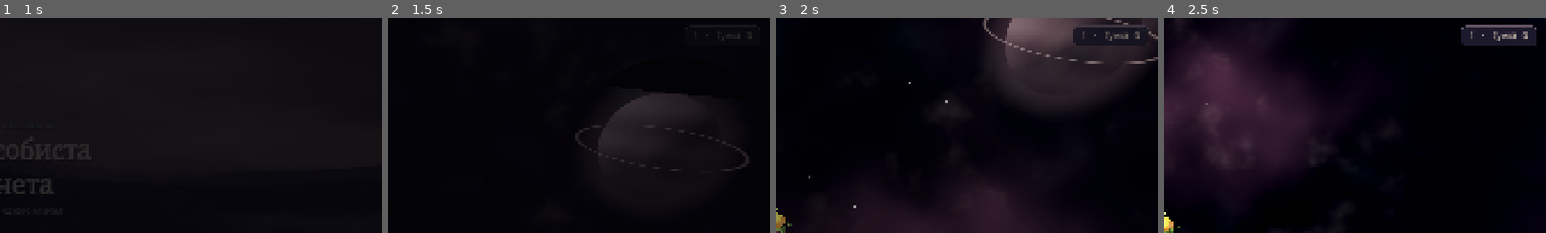
Above: before the commit, frames 1-4 (left to right).
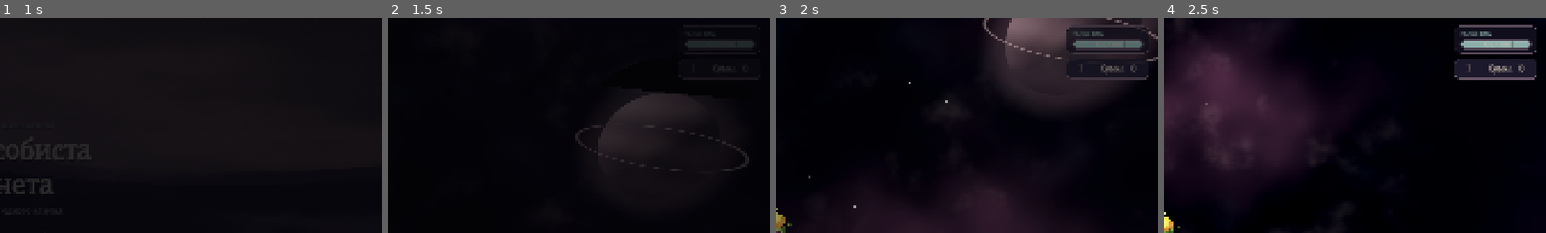
Above: after the commit, the same moments.

Repository: krabikdev/your-personal-planet
Game: Godot game, scene res://ui/main_menu.tscn
The game is run twice, just before and just after one commit, with the same random seed, the same clock (stepped at 60 frames per second) and the same inputs. Sound files missing from this copy of the repository are replaced by a short silence.
Inputs (mouse positions are % of the whole screen's width and height, from its top left):
- Up to frame 1 (1 s): tap Enter at 0.5 s; move the mouse to (72, 45) at 0.52 s; hold D (move_right) from 0.53 s (still down); hold Shift (run) from 0.53 s (still down); click (72, 45) at 0.67 s; tap Space (jump) at 0.77 s
- Up to frame 2 (1.5 s): tap Space (jump) at 1.07 s; move the mouse to (45, 50) at 1.27 s; release D (move_right) at 1.28 s; release Shift (run) at 1.28 s; hold W (move_forward) from 1.28 s (still down); click (45, 50) at 1.35 s
- Up to frame 3 (2 s): keep holding W (move_forward); tap Space (jump) at 1.52, 1.82 s; tap Shift (run) at 1.55 s
- Up to frame 4 (2.5 s): keep holding W (move_forward); move the mouse to (52, 48) at 2.02 s; hold Shift (run) from 2.03 s (still down); click (52, 48) at 2.17 s
The pictures show only the part of the screen within x 50-100%, y 0-50%; the shares and areas given below are measured in that part.

Frame 1 is identical in both runs. In frame 2, 0.6% of the frame differs, in the area x 77-96%, y 7-25%; in frame 3, 1.7%; in frame 4, 3.6%, in the area x 76-98%, y 3-29%.

Commit message:
feat: give monsters their own brains and the duke a health bar

Diff:
--- a/scripts/game/decor_prop.gd
+++ b/scripts/game/decor_prop.gd
@@ -9,19 +9,41 @@
 signal acid_hit
 
 enum Kind { GRASS, BUSH, SAPLING, TREE, BIG_TREE, MONSTER }
-
-const MONSTER_WANDER_RADIUS: float = 0.38
-const MONSTER_WANDER_SPEED: float = 0.9
+enum State { WANDER, REST, CHASE }
+
+const WANDER_TIME: float = 5.0
+const REST_MIN: float = 5.0
+const REST_MAX: float = 10.0
+const WANDER_SPEED: float = 0.85
+const CHASE_SPEED: float = 1.9
+const CHASE_SPEED_PER_LEVEL: float = 0.1
+const CONTACT_RADIUS: float = 0.85
+## How sharply a wandering monster bends its path, in radians per second.
+const WANDER_CURVE: float = 0.9
+const REST_TURN_EVERY_MIN: float = 1.1
+const REST_TURN_EVERY_MAX: float = 2.4
+const AGGRO_STEP: float = 5.0
+const CONTACT_DAMAGE_STEP: float = 1.0
 
 var kind: int = Kind.GRASS
 var anchor_dir: Vector3 = Vector3.UP
 var monster_level: int = 1
+
+var planet: Planet
+var boy: Boy
 
 var _seed: int = 0
 var _rng: RandomNumberGenerator
 var _time: float = 0.0
 var _visual: Node3D
 var _body: Node3D
+var _state: int = State.WANDER
+var _timer: float = WANDER_TIME
+var _heading: Vector3 = Vector3.FORWARD
+var _idle_timer: float = 1.0
+var _idle_yaw: float = 0.0
+var _spin: float = 0.0
+var _base_scale: float = 1.0
 
 
 func setup(p_kind: int, p_seed: int, p_level: int = 1) -> void:
@@ -52,16 +74,49 @@
 	set_process(kind == Kind.MONSTER)
 	if kind == Kind.MONSTER:
 		add_to_group("monsters")
+		_base_scale = 0.78 + 0.16 * float(monster_level)
 	# A soft pop-in makes a new arrival readable without moving the prop itself.
 	_visual.scale = Vector3.ONE * 0.12
 	var pop := create_tween()
 	pop.set_trans(Tween.TRANS_BACK)
 	pop.set_ease(Tween.EASE_OUT)
-	pop.tween_property(_visual, "scale", Vector3.ONE, 0.55)
+	pop.tween_property(_visual, "scale", Vector3.ONE * _base_scale, 0.55)
 
 
 func is_monster() -> bool:
 	return kind == Kind.MONSTER
+
+
+## Where the monster is in its day: wandering, resting, or running at the boy.
+func get_state() -> int:
+	return _state
+
+
+func get_aggro_radius() -> float:
+	return aggro_radius_for_level(monster_level)
+
+
+func get_contact_damage() -> float:
+	return contact_damage_for_level(monster_level)
+
+
+## Monsters get meaner in steps: 5/10/15/20 metres and 1/2/3/4 health a second.
+static func aggro_radius_for_level(level: int) -> float:
+	return AGGRO_STEP * float(clampi(level, 1, 4))
+
+
+static func contact_damage_for_level(level: int) -> float:
+	return CONTACT_DAMAGE_STEP * float(clampi(level, 1, 4))
+
+
+## Hands the monster the world it lives in. The spawner calls this after the
+## prop has been settled on the surface.
+func configure_monster(p_planet: Planet, p_boy: Boy, p_level: int) -> void:
+	planet = p_planet
+	boy = p_boy
+	monster_level = clampi(p_level, 1, 4)
+	_rng.seed = _seed + 31 * monster_level
+	_enter_wander()
 
 
 ## One blob of acid is enough: the monster dissolves and leaves the garden.
@@ -73,15 +128,138 @@
 func _process(delta: float) -> void:
 	if _body == null:
 		return
-	# Monsters pace in a small circle around their spawn point, so they look
-	# alive without ever leaving the far side or touching the boy.
 	_time += delta
-	var angle: float = _time * MONSTER_WANDER_SPEED
-	var step: Vector3 = Vector3(-sin(angle), 0.0, cos(angle))
-	_body.position = Vector3(cos(angle), 0.0, sin(angle)) * MONSTER_WANDER_RADIUS
+	if planet == null or boy == null or not is_instance_valid(boy):
+		_idle_bob()
+		return
+	_advance(delta)
+
+
+## Advances the monster's whole brain by `seconds` in small steps. Tests use it
+## instead of waiting out five-second wander and ten-second rest phases.
+func debug_step(seconds: float) -> void:
+	var steps: int = maxi(1, ceili(seconds / 0.05))
+	var step: float = seconds / float(steps)
+	for _i: int in steps:
+		_advance(step)
+
+
+## Puts the monster `distance` metres from the boy along the surface. Negative
+## is not allowed; zero means it is standing on top of him.
+func debug_place_near(boy_position: Vector3, distance: float) -> void:
+	if planet == null:
+		return
+	var up: Vector3 = (boy_position - planet.get_center()).normalized()
+	var reference: Vector3 = Vector3.FORWARD
+	if absf(reference.dot(up)) > 0.9:
+		reference = Vector3.RIGHT
+	var tangent: Vector3 = (reference - up * reference.dot(up)).normalized()
+	var angle: float = maxf(distance, 0.0) / maxf(planet.radius, 0.001)
+	anchor_dir = (up * cos(angle) + tangent * sin(angle)).normalized()
+	_heading = tangent
+	_update_transform(tangent)
+
+
+func _advance(delta: float) -> void:
+	var up: Vector3 = anchor_dir
+	var mine: Vector3 = _world_position()
+	var to_boy: Vector3 = boy.global_position - mine
+	var distance: float = to_boy.length()
+	var chasing: bool = distance <= get_aggro_radius()
+	if chasing:
+		if _state != State.CHASE:
+			_state = State.CHASE
+			_spin = 0.0
+		_body.rotation.y = 0.0
+		if distance > CONTACT_RADIUS:
+			var toward: Vector3 = to_boy - up * to_boy.dot(up)
+			if toward.length_squared() > 0.0001:
+				var speed: float = CHASE_SPEED + CHASE_SPEED_PER_LEVEL * float(monster_level)
+				_step(toward.normalized(), speed, delta)
+		else:
+			boy.take_damage(get_contact_damage() * delta)
+		_idle_bob()
+		return
+	if _state == State.CHASE:
+		_enter_wander()
+	_timer -= delta
+	if _timer <= 0.0:
+		if _state == State.WANDER:
+			_enter_rest()
+		else:
+			_enter_wander()
+	if _state == State.WANDER:
+		var bend: float = _rng.randf_range(-1.0, 1.0) * WANDER_CURVE * delta
+		_heading = _heading.rotated(up, bend).normalized()
+		_step(_heading, WANDER_SPEED, delta)
+		_spin = lerpf(_spin, 0.0, 1.0 - exp(-5.0 * delta))
+		_body.rotation.y = _spin
+	else:
+		# Resting: it stands still but keeps glancing around.
+		_idle_timer -= delta
+		if _idle_timer <= 0.0:
+			_idle_timer = _rng.randf_range(REST_TURN_EVERY_MIN, REST_TURN_EVERY_MAX)
+			_idle_yaw = _rng.randf_range(-0.9, 0.9)
+		_spin = lerpf(_spin, _idle_yaw, 1.0 - exp(-3.5 * delta))
+		_body.rotation.y = _spin
+	_idle_bob()
+
+
+func _idle_bob() -> void:
+	if _body == null:
+		return
 	_body.position.y = absf(sin(_time * 4.4 + float(_seed % 11))) * 0.05
-	if step.length_squared() > 0.001:
-		_body.rotation.y = atan2(-step.x, -step.z)
+
+
+func _enter_wander() -> void:
+	_state = State.WANDER
+	_timer = WANDER_TIME * _rng.randf_range(0.85, 1.15)
+	_heading = _random_tangent()
+
+
+func _enter_rest() -> void:
+	_state = State.REST
+	_timer = _rng.randf_range(REST_MIN, REST_MAX)
+	_idle_timer = _rng.randf_range(0.6, REST_TURN_EVERY_MAX)
+
+
+func _random_tangent() -> Vector3:
+	var up: Vector3 = anchor_dir
+	var reference: Vector3 = Vector3.FORWARD
+	if absf(reference.dot(up)) > 0.9:
+		reference = Vector3.RIGHT
+	var first: Vector3 = (reference - up * reference.dot(up)).normalized()
+	var second: Vector3 = up.cross(first).normalized()
+	var bearing: float = _rng.randf() * TAU
+	return (first * cos(bearing) + second * sin(bearing)).normalized()
+
+
+func _world_position() -> Vector3:
+	var center: Vector3 = planet.get_center()
+	return center + anchor_dir * planet.radius
+
+
+func _step(direction: Vector3, speed: float, delta: float) -> void:
+	var up: Vector3 = anchor_dir
+	var angle: float = speed * delta / maxf(planet.radius, 0.001)
+	anchor_dir = (up * cos(angle) + direction * sin(angle)).normalized()
+	_heading = direction - anchor_dir * direction.dot(anchor_dir)
+	if _heading.length_squared() < 0.0001:
+		_heading = _random_tangent()
+	_heading = _heading.normalized()
+	_update_transform(direction)
+
+
+func _update_transform(forward: Vector3) -> void:
+	if planet == null:
+		return
+	var up: Vector3 = anchor_dir
+	var tangent: Vector3 = forward - up * forward.dot(up)
+	if tangent.length_squared() < 0.0001:
+		tangent = _random_tangent()
+	tangent = tangent.normalized()
+	var right: Vector3 = tangent.cross(up).normalized()
+	global_transform = Transform3D(Basis(right, up, -tangent), _world_position())
 
 
 func _build_grass() -> void:
@@ -181,7 +359,7 @@
 
 func _build_monster() -> void:
 	var palette: Array[Color] = [Color("8a6fb5"), Color("6f92a8"), Color("b07a68"), Color("8ba86f")]
-	var skin: Color = palette[_seed % palette.size()]
+	var skin: Color = palette[monster_level - 1]
 	var body := SphereMesh.new()
 	body.radius = 0.26
 	body.height = 0.44
--- a/scripts/game/far_side_spawner.gd
+++ b/scripts/game/far_side_spawner.gd
@@ -182,11 +182,18 @@
 	prop.setup(kind, randi(), level)
 	prop.anchor_dir = direction.normalized()
 	_settle(prop)
+	if kind == Kind.MONSTER:
+		prop.configure_monster(planet, player, level)
+	prop.tree_exiting.connect(_on_prop_exiting.bind(prop), CONNECT_ONE_SHOT)
 	_props.append(prop)
 	if _props.size() > MAX_PROPS:
 		var oldest: DecorProp = _props.pop_front()
 		oldest.queue_free()
 	return prop
+
+
+func _on_prop_exiting(prop: DecorProp) -> void:
+	_props.erase(prop)
 
 
 func _settle(prop: DecorProp) -> void:
--- a/scripts/game/game.gd
+++ b/scripts/game/game.gd
@@ -74,6 +74,7 @@
 	_far_side.setup(_planet, _player)
 
 	_player.cold_changed.connect(_on_cold_changed)
+	_player.health_changed.connect(_on_health_changed)
 	_player.froze.connect(_on_froze)
 	_player.landed.connect(_on_player_landed)
 	_planet.growth_finished.connect(_on_growth_finished)
@@ -93,6 +94,7 @@
 	_update_stats()
 	_hud.set_inventory_count(0)
 	_refresh_water()
+	_hud.set_health(_player.get_health(), _player.get_max_health())
 	_hud.fade_controls()
 	Input.mouse_mode = Input.MOUSE_MODE_CAPTURED
 
@@ -386,6 +388,12 @@
 	_hud.set_cold(amount)
 
 
+func _on_health_changed(current: float, maximum: float) -> void:
+	if _state == State.DEAD:
+		return
+	_hud.set_health(current, maximum)
+
+
 func _on_player_landed(strength: float) -> void:
 	if strength > 0.7:
 		_camera_rig.add_shake(strength * 0.04)
--- a/scripts/game/player.gd
+++ b/scripts/game/player.gd
@@ -8,6 +8,7 @@
 signal cold_changed(amount: float)
 signal jumped
 signal landed(strength: float)
+signal health_changed(current: float, maximum: float)
 
 const ROPE_BOUNCE: float = 0.1
 const ROPE_RECOIL_MAX: float = 1.2
@@ -28,6 +29,10 @@
 const ROPE_HANG_FLOOR: float = 0.4
 ## How far in front of his feet the watering can reaches.
 const WATER_REACH: float = 1.05
+const MAX_HEALTH: float = 100.0
+## One point of health comes back every ten seconds of ordinary time.
+const HEALTH_REGEN_INTERVAL: float = 10.0
+const HEALTH_REGEN_AMOUNT: float = 1.0
 
 @export var walk_speed: float = 3.3
 @export var run_multiplier: float = 1.8
@@ -47,6 +52,7 @@
 var smearing: bool = false
 var dead: bool = false
 var watering: bool = false
+var health: float = MAX_HEALTH
 
 var _facing: Vector3 = Vector3.BACK
 var _coyote: float = 0.0
@@ -59,6 +65,7 @@
 var _rope_brake_latch: bool = false
 var _rope_done: bool = false
 var _winch_active: bool = false
+var _regen_clock: float = 0.0
 var _streams: Dictionary[String, AudioStream] = {}
 
 @onready var _model: PrinceModel = %Visual
@@ -168,6 +175,40 @@
 
 func get_cold() -> float:
 	return _cold
+
+
+func get_health() -> float:
+	return health
+
+
+func get_max_health() -> float:
+	return MAX_HEALTH
+
+
+## Monsters bite; acid does not. Zero health ends the run the same way cold
+## does: the boy freezes where he stands.
+func take_damage(amount: float) -> void:
+	if dead or amount <= 0.0:
+		return
+	health = maxf(health - amount, 0.0)
+	_regen_clock = 0.0
+	health_changed.emit(health, MAX_HEALTH)
+	if health <= 0.0:
+		freeze()
+
+
+func debug_set_health(value: float) -> void:
+	health = clampf(value, 0.0, MAX_HEALTH)
+	_regen_clock = 0.0
+	health_changed.emit(health, MAX_HEALTH)
+
+
+## Steps the regeneration clock without waiting ten real seconds per point.
+func debug_tick_health(seconds: float) -> void:
+	var steps: int = maxi(1, ceili(seconds / 0.5))
+	var step: float = seconds / float(steps)
+	for _i: int in steps:
+		_update_health(step)
 
 
 func get_speed_ratio() -> float:
@@ -340,6 +381,7 @@
 	_was_grounded = grounded_now
 
 	_update_cold(delta)
+	_update_health(delta)
 	_model.set_motion(get_speed_ratio(), grounded_now, _running, velocity.length(), velocity)
 	var hanging: bool = rope != null and rope.is_planted() and not grounded_now and _rope_crawl
 	if hanging:
@@ -596,6 +638,18 @@
 		freeze()
 
 
+## One point of health back every ten seconds, but only while still alive.
+func _update_health(delta: float) -> void:
+	if dead or health >= MAX_HEALTH:
+		_regen_clock = 0.0
+		return
+	_regen_clock += delta
+	while _regen_clock >= HEALTH_REGEN_INTERVAL:
+		_regen_clock -= HEALTH_REGEN_INTERVAL
+		health = minf(health + HEALTH_REGEN_AMOUNT, MAX_HEALTH)
+		health_changed.emit(health, MAX_HEALTH)
+
+
 func _play_stake_plant() -> void:
 	if dead:
 		return
--- a/scripts/ui/game_hud.gd
+++ b/scripts/ui/game_hud.gd
@@ -15,6 +15,7 @@
 @onready var _safety_label: Label = %SafetyLabel
 @onready var _inventory_button: Button = %InventoryButton
 @onready var _water_label: Label = %WaterLabel
+@onready var _health_bar: HealthBar = %HealthBar
 @onready var _toast_label: Label = %ToastLabel
 @onready var _cold_label: Label = %ColdLabel
 @onready var _intro_panel: Control = %IntroPanel
@@ -55,6 +56,10 @@
 func set_water(amount: float, has_can: bool) -> void:
 	_water_label.visible = has_can
 	_water_label.text = "Поливалка  %.1f" % maxf(amount, 0.0)
+
+
+func set_health(current: float, maximum: float) -> void:
+	_health_bar.set_value(current, maximum)
 
 
 func show_toast(text: String, color: Color = Color("f3e7d3"), seconds: float = 3.2) -> void:
--- /dev/null
+++ b/scripts/ui/health_bar.gd
@@ -0,0 +1,105 @@
+class_name HealthBar
+extends Control
+
+## The duke's health, drawn by hand so the frame, the gloss and the number all
+## share the game's palette: sage while safe, peach when hurt, red when nearly
+## gone. It reads the theme for its font, so it stays in step with the rest of
+## the UI.
+
+const TRACK_COLOR := Color("171425")
+const EDGE_COLOR := Color("6c5a6b")
+const HIGH_COLOR := Color("8fb3ad")
+const MID_COLOR := Color("e8ae86")
+const LOW_COLOR := Color("d98a8a")
+
+var _value: float = 100.0
+var _maximum: float = 100.0
+var _shown: float = 1.0
+var _frame: StyleBoxFlat
+var _fill: StyleBoxFlat
+
+
+func _ready() -> void:
+	mouse_filter = Control.MOUSE_FILTER_IGNORE
+	_frame = StyleBoxFlat.new()
+	_frame.bg_color = Color(TRACK_COLOR.r, TRACK_COLOR.g, TRACK_COLOR.b, 0.92)
+	_frame.border_color = EDGE_COLOR
+	_frame.set_border_width_all(2)
+	_frame.set_corner_radius_all(9)
+	_frame.anti_aliasing = true
+	_fill = StyleBoxFlat.new()
+	_fill.bg_color = HIGH_COLOR
+	_fill.set_corner_radius_all(7)
+	_fill.anti_aliasing = true
+
+
+func set_value(current: float, maximum: float) -> void:
+	_maximum = maxf(maximum, 1.0)
+	_value = clampf(current, 0.0, _maximum)
+	queue_redraw()
+
+
+func get_value() -> float:
+	return _value
+
+
+func get_maximum() -> float:
+	return _maximum
+
+
+func _process(delta: float) -> void:
+	var target: float = _value / _maximum
+	if is_equal_approx(_shown, target):
+		return
+	_shown = move_toward(_shown, target, maxf(delta * 1.8, 0.002))
+	queue_redraw()
+
+
+func _draw() -> void:
+	var rect := Rect2(Vector2.ZERO, size)
+	if rect.size.x <= 4.0 or rect.size.y <= 4.0:
+		return
+	draw_style_box(_frame, rect)
+	var inner := rect.grow(-4.0)
+	var ratio: float = clampf(_shown, 0.0, 1.0)
+	if ratio > 0.002:
+		_fill.bg_color = _fill_color(ratio)
+		draw_style_box(_fill, Rect2(inner.position, Vector2(inner.size.x * ratio, inner.size.y)))
+		var gloss := Rect2(
+			inner.position + Vector2(2.0, 1.0),
+			Vector2(maxf(inner.size.x * ratio - 4.0, 1.0), inner.size.y * 0.38)
+		)
+		draw_rect(gloss, Color(1.0, 1.0, 1.0, 0.09))
+	for i: int in [1, 2, 3]:
+		var x: float = inner.position.x + inner.size.x * 0.25 * float(i)
+		draw_line(
+			Vector2(x, inner.position.y + 1.0),
+			Vector2(x, inner.position.y + inner.size.y - 1.0),
+			Color(0.0, 0.0, 0.0, 0.22),
+			1.0
+		)
+	var font: Font = get_theme_font("font", "Label")
+	if font == null:
+		return
+	var font_size: int = get_theme_font_size("font_size", "SmallLabel")
+	var color: Color = get_theme_color("font_color", "Label")
+	var text: String = "%d / %d" % [ceili(_value), int(round(_maximum))]
+	var width: float = font.get_string_size(text, HORIZONTAL_ALIGNMENT_LEFT, -1, font_size).x
+	var baseline: float = size.y * 0.5 + float(font_size) * 0.36
+	draw_string(
+		font,
+		Vector2((size.x - width) * 0.5, baseline),
+		text,
+		HORIZONTAL_ALIGNMENT_LEFT,
+		-1,
+		font_size,
+		color
+	)
+
+
+func _fill_color(ratio: float) -> Color:
+	if ratio > 0.55:
+		return HIGH_COLOR
+	if ratio > 0.25:
+		return MID_COLOR
+	return LOW_COLOR
--- /dev/null
+++ b/tests/test_monsters.gd
@@ -0,0 +1,182 @@
+extends GutTest  # gdlint:ignore=max-public-methods
+
+const GAME_PATH: String = "res://scenes/game.tscn"
+
+
+func _make_game() -> Game:
+	var scene: PackedScene = load(GAME_PATH) as PackedScene
+	var game: Game = scene.instantiate() as Game
+	add_child_autofree(game)
+	return game
+
+
+func test_the_duke_starts_with_a_hundred_health() -> void:
+	var game: Game = _make_game()
+	await wait_physics_frames(2)
+	var player: Boy = game.get_node("Player") as Boy
+
+	assert_eq(player.get_max_health(), 100.0)
+	assert_eq(player.get_health(), 100.0)
+
+
+func test_damage_lowers_health_and_zero_ends_the_run() -> void:
+	var game: Game = _make_game()
+	await wait_physics_frames(2)
+	var player: Boy = game.get_node("Player") as Boy
+
+	player.take_damage(30.0)
+	assert_almost_eq(player.get_health(), 70.0, 0.001)
+	assert_false(player.dead, "thirty points is not fatal")
+
+	player.take_damage(70.0)
+	assert_almost_eq(player.get_health(), 0.0, 0.001)
+	assert_true(player.dead, "the duke freezes when his health runs out")
+
+
+func test_health_regenerates_one_point_every_ten_seconds() -> void:
+	var game: Game = _make_game()
+	await wait_physics_frames(2)
+	var player: Boy = game.get_node("Player") as Boy
+
+	player.debug_set_health(60.0)
+	player.debug_tick_health(9.9)
+	assert_eq(player.get_health(), 60.0, "nine point nine seconds is not enough")
+
+	player.debug_tick_health(0.2)
+	assert_eq(player.get_health(), 61.0, "the tenth second heals one point")
+
+	player.debug_tick_health(30.0)
+	assert_eq(player.get_health(), 64.0, "three more intervals heal three more points")
+
+
+func test_each_monster_has_its_own_reach_and_bite() -> void:
+	assert_eq(DecorProp.aggro_radius_for_level(1), 5.0)
+	assert_eq(DecorProp.aggro_radius_for_level(2), 10.0)
+	assert_eq(DecorProp.aggro_radius_for_level(3), 15.0)
+	assert_eq(DecorProp.aggro_radius_for_level(4), 20.0)
+
+	assert_eq(DecorProp.contact_damage_for_level(1), 1.0)
+	assert_eq(DecorProp.contact_damage_for_level(2), 2.0)
+	assert_eq(DecorProp.contact_damage_for_level(3), 3.0)
+	assert_eq(DecorProp.contact_damage_for_level(4), 4.0)
+
+
+func test_a_monster_chases_the_duke_inside_its_reach() -> void:
+	var game: Game = _make_game()
+	await wait_physics_frames(3)
+	var player: Boy = game.get_node("Player") as Boy
+	var spawner: FarSideSpawner = game.get_node("FarSideSpawner") as FarSideSpawner
+	var monster: DecorProp = spawner.debug_spawn_monster(Vector3.UP, 1)
+
+	monster.debug_place_near(player.global_position, 3.0)
+	var before: float = monster.global_position.distance_to(player.global_position)
+	monster.debug_step(0.3)
+
+	assert_eq(monster.get_state(), DecorProp.State.CHASE, "three metres is inside five")
+	var after: float = monster.global_position.distance_to(player.global_position)
+	assert_lt(after, before - 0.1, "a chase must close the distance")
+
+
+func test_a_level_one_monster_ignores_the_duke_at_six_metres() -> void:
+	var game: Game = _make_game()
+	await wait_physics_frames(3)
+	var player: Boy = game.get_node("Player") as Boy
+	var spawner: FarSideSpawner = game.get_node("FarSideSpawner") as FarSideSpawner
+	var monster: DecorProp = spawner.debug_spawn_monster(Vector3.UP, 1)
+
+	monster.debug_place_near(player.global_position, 6.0)
+	monster.debug_step(0.3)
+
+	assert_ne(monster.get_state(), DecorProp.State.CHASE, "six metres is outside its five")
+
+
+func test_a_level_four_monster_chases_from_eighteen_metres() -> void:
+	var game: Game = _make_game()
+	await wait_physics_frames(3)
+	var player: Boy = game.get_node("Player") as Boy
+	var spawner: FarSideSpawner = game.get_node("FarSideSpawner") as FarSideSpawner
+	var monster: DecorProp = spawner.debug_spawn_monster(Vector3.UP, 4)
+
+	monster.debug_place_near(player.global_position, 18.0)
+	monster.debug_step(0.4)
+
+	assert_eq(monster.get_state(), DecorProp.State.CHASE, "the fourth monster sees twenty")
+
+
+func test_a_monster_wanders_then_rests_then_wanders_again() -> void:
+	var game: Game = _make_game()
+	await wait_physics_frames(3)
+	var player: Boy = game.get_node("Player") as Boy
+	var spawner: FarSideSpawner = game.get_node("FarSideSpawner") as FarSideSpawner
+	var monster: DecorProp = spawner.debug_spawn_monster(Vector3.UP, 1)
+	monster.debug_place_near(player.global_position, 12.0)
+
+	var start: Vector3 = monster.global_position
+	monster.debug_step(2.0)
+	assert_eq(monster.get_state(), DecorProp.State.WANDER)
+	assert_gt(monster.global_position.distance_to(start), 0.5, "wandering actually covers ground")
+
+	monster.debug_step(4.0)
+	assert_eq(monster.get_state(), DecorProp.State.REST, "five seconds of walking, then a rest")
+	var resting_at: Vector3 = monster.global_position
+	monster.debug_step(0.5)
+	assert_eq(monster.get_state(), DecorProp.State.REST, "the rest lasts at least five seconds")
+	assert_lt(monster.global_position.distance_to(resting_at), 0.001, "it stands still")
+
+	var waited: float = 0.0
+	while monster.get_state() != DecorProp.State.WANDER and waited < 16.0:
+		monster.debug_step(0.5)
+		waited += 0.5
+	assert_eq(monster.get_state(), DecorProp.State.WANDER, "after the rest it walks again")
+
+
+func test_a_touching_monster_bites_for_its_level() -> void:
+	var game: Game = _make_game()
+	await wait_physics_frames(3)
+	var player: Boy = game.get_node("Player") as Boy
+	var spawner: FarSideSpawner = game.get_node("FarSideSpawner") as FarSideSpawner
+	var monster: DecorProp = spawner.debug_spawn_monster(Vector3.UP, 3)
+
+	monster.debug_place_near(player.global_position, 0.0)
+	var before: float = player.get_health()
+	monster.debug_step(1.0)
+
+	assert_almost_eq(monster.get_contact_damage(), 3.0, 0.001)
+	assert_almost_eq(
+		player.get_health(), before - 3.0, 0.2, "the third monster bites three a second"
+	)
+
+
+func test_the_health_bar_sits_above_the_inventory_hint() -> void:
+	var game: Game = _make_game()
+	await wait_process_frames(2)
+	var bar: HealthBar = game._hud.get_node("%HealthBar") as HealthBar
+	var button: Button = game._hud.get_node("%InventoryButton") as Button
+	var root: Control = game._hud.get_node("Root") as Control
+
+	assert_not_null(bar, "the HUD should have a health bar")
+	assert_almost_eq(bar.get_value(), 100.0, 0.001)
+	assert_gt(bar.size.x, 100.0, "the bar is wide enough to read")
+	assert_lt(
+		bar.get_global_rect().position.y,
+		button.get_global_rect().position.y,
+		"the health bar sits above the bag hint"
+	)
+	assert_gt(
+		bar.get_global_rect().get_center().x,
+		root.size.x * 0.5,
+		"the health bar lives in the top right corner"
+	)
+
+
+func test_damage_shows_up_on_the_health_bar() -> void:
+	var game: Game = _make_game()
+	await wait_physics_frames(2)
+	var player: Boy = game.get_node("Player") as Boy
+	var bar: HealthBar = game._hud.get_node("%HealthBar") as HealthBar
+
+	player.take_damage(40.0)
+	await wait_process_frames(1)
+
+	assert_almost_eq(bar.get_value(), 60.0, 0.001, "the bar follows the real health")
+	assert_eq(bar.get_maximum(), 100.0)
--- a/ui/game_hud.tscn
+++ b/ui/game_hud.tscn
@@ -1,6 +1,7 @@
-[gd_scene load_steps=4 format=3]
+[gd_scene load_steps=5 format=3]
 
 [ext_resource type="Script" path="res://scripts/ui/game_hud.gd" id="1_hud"]
+[ext_resource type="Script" path="res://scripts/ui/health_bar.gd" id="2_health"]
 
 [sub_resource type="Gradient" id="Gradient_bottom"]
 offsets = PackedFloat32Array(0, 0.55, 1)
@@ -124,7 +125,40 @@
 layout_mode = 2
 size_flags_vertical = 0
 mouse_filter = 2
+theme_override_constants/separation = 14
+
+[node name="HealthPanel" type="PanelContainer" parent="Root/Margin/VBox/TopBar/RightColumn"]
+custom_minimum_size = Vector2(206, 0)
+layout_mode = 2
+size_flags_vertical = 0
+mouse_filter = 2
+theme_type_variation = &"HudPanel"
+
+[node name="HealthMargin" type="MarginContainer" parent="Root/Margin/VBox/TopBar/RightColumn/HealthPanel"]
+layout_mode = 2
+mouse_filter = 2
+theme_override_constants/margin_left = 14
+theme_override_constants/margin_top = 8
+theme_override_constants/margin_right = 14
+theme_override_constants/margin_bottom = 10
+
+[node name="HealthVBox" type="VBoxContainer" parent="Root/Margin/VBox/TopBar/RightColumn/HealthPanel/HealthMargin"]
+layout_mode = 2
+mouse_filter = 2
 theme_override_constants/separation = 6
+
+[node name="HealthTitle" type="Label" parent="Root/Margin/VBox/TopBar/RightColumn/HealthPanel/HealthMargin/HealthVBox"]
+layout_mode = 2
+mouse_filter = 2
+theme_type_variation = &"SectionLabel"
+text = "ГАРБУЗИК"
+
+[node name="HealthBar" type="Control" parent="Root/Margin/VBox/TopBar/RightColumn/HealthPanel/HealthMargin/HealthVBox"]
+unique_name_in_owner = true
+custom_minimum_size = Vector2(178, 24)
+layout_mode = 2
+mouse_filter = 2
+script = ExtResource("2_health")
 
 [node name="InventoryButton" type="Button" parent="Root/Margin/VBox/TopBar/RightColumn"]
 mouse_filter = 2
